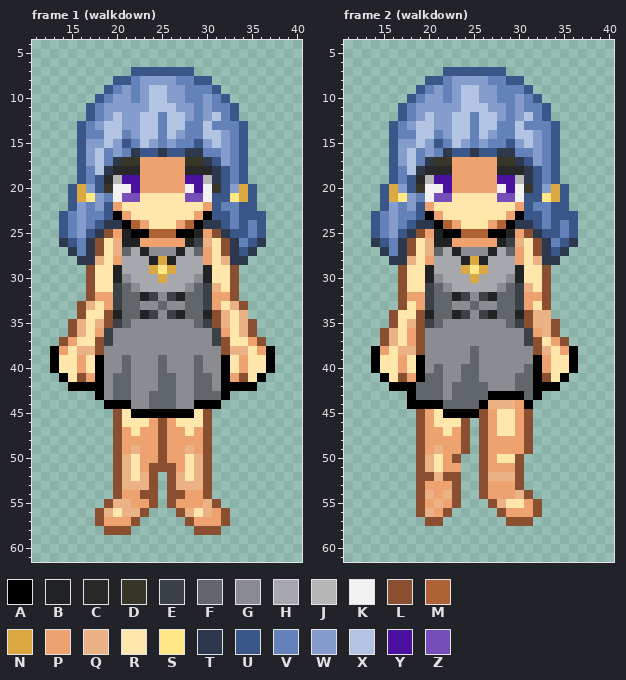
Two states of a pixel-art file, dist/img/player/mage.aseprite. The first picture shows the starting point.
50x64 pixels, 16 frames. Colours within 5 levels of each other are drawn and written as one. Shown: frame 1 (walkdown): x 11..40, y 4..61; frame 2 (walkdown): x 11..40, y 4..61. The commit also changed other frames, which this record leaves out.
Visible layers, top first: "hair", "face", "arms", "shirt", "skirt", "body", "legs", "feet", "backhair".
Palette (. is transparent): A #000000  B #212223  C #282828  D #383626  E #3b4147  F #61666b  G #8a8c91  H #a6a8ad  J #b7b7b7  K #f2f2f2  L #894f30  M #af6335  N #dba841  P #eea26f  Q #ebb385  R #ffe7ac  S #ffe885  T #2d384c  U #3b5689  V #6482ba  W #849dcc  X #b3c3e2  Y #49119e  Z #774db7
Pixels before, frame 1 (walkdown), first column x 13:
 7 .........UUUUUUU.........
 8 .......UUVWWWWVVUU.......
 9 ......UVWVWXXWWVVVU......
10 .....UVWWVWXXWWVVWVU.....
11 ....UVWWWWWXXXWWVWVVU....
12 ....UVWXWWXXVXXWVWXVU....
13 ...UVWXXWWXXVXXVVXVVVU...
14 ...UVVXXVWXXVXWVVXXWVU...
15 ...UWWXWUVXWVWVVUWXWVU...
16 ...UWXVWVTUUTUUTTVVWVU...
17 ...UWXVTDDPPPPPDDTUWVU...
18 ...UVXTCCCPPPPPCCCTUVU...
19 ...UVUCJYYPPPPPYYJTUVU...
20 ..UNWUDKKYPPPPPKYKDUWNU..
21 ..UNSWVKZZRRRRRZZKUUSNU..
22 ..UWVWUPRRRRRRRRRPUVVUU..
23 .UVWVVUAPRRRRRRRPAUUVUUU.
24 .UVWVUTTAMPRRRPMATTUVUVU.
25 .UVWUTLPBAAMMMAABPLTUUVU.
26 .TUVTLRQBBPPPPPBEQRLTVUT.
27 ..TVTLRQFHBGGGBHFPRLTUT..
28 ...TTQRPHHHBNBHHHPRQTT...
29 ....LRRBHHHNSNHHHBRRL....
30 ....LRRBGHHHNHHHGBRRL....
31 ....LRREFGHHHHHGFEQRL....
32 ....LPPEFFBEGEBFFEPPL....
33 ...LQRPEFFGGFGGFFEPRQL...
34 ...LRRLBFFBEGEBFFBLQRQ...
35 ..LQRQLEFGGGGGGGFELQRQL..
36 ..LQRPEGGGGGGGGGGGEPRQL..
37 .LPRRLEGGGGGGGGGGGELRRPL.
38 APRQQLGGGGGGGGGGGGGLQQRPA
39 ARRPRAGGFGGGFGGGFGGARPRRA
40 ARRPRAGGFGGGFGGGFGGARPRRA
41 .ARLPAGFFGGGFFGGFFGAPLRA.
42 ..AAAAGFFGGGFFGGFFGAAAA..
43 .....AGFFGGFFFGGFFFA.....
44 ......AAAGGFFFGGAAA......
45 .......LRAAAAAAARL.......
46 .......LRRRPLPRRRL.......
47 .......LPRPPLPPRPL.......
48 .......LPPPPLPPPPL.......
49 .......LPQPPLPPQPL.......
50 .......LQRPPLPPRQL.......
51 .......LQRPLLLPRQL.......
52 .......LQRQL.LQRQL.......
53 .......LQQQL.LQQQL.......
54 .......LPPLL.LLPPL.......
55 ......LQQPPL.LPPPQL......
56 .....LQRQQL...LQRQPL.....
57 .....LPPPL.....LPPPL.....
58 ......LLL.......LLL......
Pixels before, frame 2 (walkdown), first column x 14:
 7 ........UUUUUUU........
 8 ......UUVWWWWVVUU......
 9 .....UVWVWXXWWVVVU.....
10 ....UVWWVWXXWWVVWVU....
11 ...UVWWWWWXXXWWVWVVU...
12 ...UVWXWWXXVXXWVWXVU...
13 ..UVWXXWWXXVXXVVXVVVU..
14 ..UVVXXVWXXVXWVVXXWVU..
15 ..UWWXWUVXWVWVVUWXWVU..
16 ..UWXVWVTUUTUUTTVVWVU..
17 ..UWXVTDDPPPPPDDTUWVU..
18 ..UVXTCCCPPPPPCCCTUVU..
19 ..UVUCJYYPPPPPYYJTUVU..
20 .UNWUDKKYPPPPPKYKDUWNU.
21 .UNSWVKZZRRRRRZZKUUSNU.
22 .UWVWUPRRRRRRRRRPUVVUU.
23 UVWVVUAPRRRRRRRPAUUVUUU
24 UVWVUTTAMPRRRPMATTUVUVU
25 UVWUTLPBAAMMMAABPLTUUVU
26 TUVTLRQBBPPPPPBEQRLTVUT
27 .TVTLRQFHBGGGBHFPRLTUT.
28 ..TTQRPHHHBNBHHHPRQTT..
29 ...LRRBHHHNSNHHHBRRL...
30 ...LRRBGHHHNHHHGBRRL...
31 ...LRREFGHHHHHGFEQRL...
32 ...LPPEFFBEGEBFFEPPL...
33 ...LRPEFFGGFGGFFEPRL...
34 ..LRRLBFFBEGEBFFBLQQ...
35 ..LRQLEFGGGGGGGFELQQL..
36 .LQRPLGGGGGGGGGGGEPQL..
37 .LQRPLGGGGGGGGGGGELRPL.
38 APRQQLGGGGGFGGGGGGLQRPA
39 ARRPRAGGGGGFGGGGGGAPRRA
40 ARRPRAGFGGFFGGGGGFAPRRA
41 .ARLPAFFGGFFGGGGFFALRA.
42 ..AAAFFFGFFFFGGGFFAAA..
43 ....AFFFGFFFFAAAAFA....
44 ....AAAAFFFFAQQQPA.....
45 .....LPRAAAALPRRPL.....
46 .....LPRRRL.LPRRPL.....
47 .....LPPRPL.LPRRPL.....
48 .....LPPPPL.LPPPPL.....
49 .....LPQPPL.LPPPPL.....
50 .....LQRPL..LPRRL......
51 .....LQRPP..LPPPL......
52 .....LLQLL..LQQQL......
53 .....LPPPL..LPPPL......
54 .....LQPQL..LPPPQL.....
55 .....LPQPL...LQRRPL....
56 .....LQPL.....LPPPL....
57 ......LL.......LLL.....
The same view after the edit:
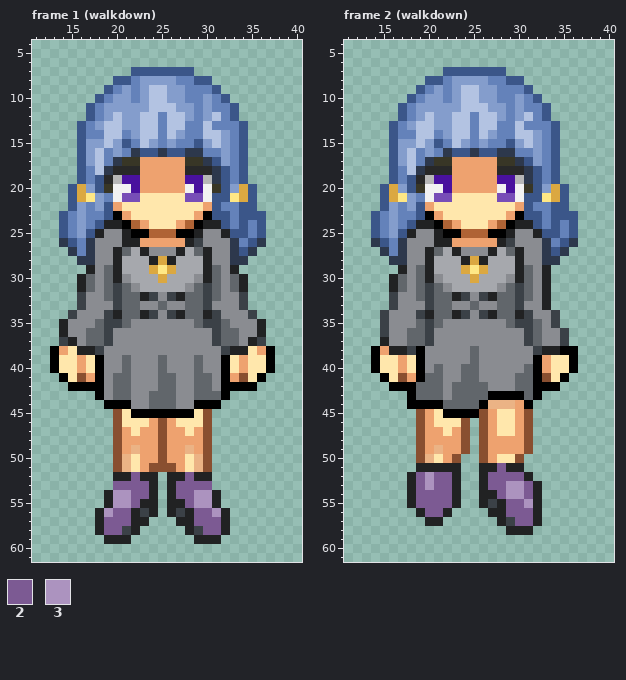
Colours new in this view: 2 #7c5a93  3 #ac93bf
Change:
layer "shoes" now shown
layer "sleeves" now shown
Frame 1 (walkdown), layers "sleeves", "shoes":
y 24: x 19..20 TT -> BB; x 30..31 TT -> BB
y 25: x 18..20 TLP -> BGG; x 30..32 PLT -> GGB
y 26: x 18..20 LRQ -> GGG; x 30..32 QRL -> GGG
y 27: x 18..20 LRQ -> GGB; x 30..32 PRL -> BGG
y 28: x 18..20 QRP -> GGB; x 30..32 PRQ -> BGG
y 29: x 17..19 LRR -> BGF; x 31..33 RRL -> FGB
y 30: x 16..19 .LRR -> BFGF; x 31..34 RRL. -> FGFB
y 31: x 16..19 .LRR -> BFGF; x 31..34 QRL. -> FGFB
y 32: x 16..19 .LPP -> EGGF; x 31..34 PPL. -> FGGE
y 33: x 16..19 LQRP -> EGGG; x 31..34 PRQL -> GGGE
y 34: x 15..19 .LRRL -> EGGGE; x 31..35 LQRQ. -> EGGGE
y 35: x 14..19 .LQRQL -> BGGGFE; x 31..36 LQRQL. -> EFGGGB
y 36: x 14..18 .LQRP -> BGGFF; x 32..36 PRQL. -> FFGGB
y 37: x 14..18 LPRRL -> EBGFF; x 32..36 LRRPL -> FFGBE
y 38: x 16..18 QQL -> BBE; x 32..34 LQQ -> EBB
y 52: x 20..24 LQRQL -> BB2BB; x 26..30 LQRQL -> BB2BB
y 53: x 20..24 LQQQL -> 2222B; x 26..30 LQQQL -> B2222
y 54: x 19..24 .LPPLL -> B3322B; x 26..31 LLPPL. -> B2233B
y 55: x 19..24 LQQPPL -> B332BB; x 26..31 LPPPQL -> BB233B
y 56: x 18..24 LQRQQL. -> B322BEB; x 26..32 .LQRQPL -> BEB223B
y 57: x 18..23 LPPPL. -> B222BB; x 27..32 .LPPPL -> BB222B
y 58: x 18..22 .LLL. -> B22EB; x 28..32 .LLL. -> BE22B
y 59: x 19..21 ... -> BBB; x 29..31 ... -> BBB
Frame 2 (walkdown), layers "sleeves", "shoes":
y 24: x 19..20 TT -> BB; x 30..31 TT -> BB
y 25: x 18..20 TLP -> BGG; x 30..32 PLT -> GGB
y 26: x 18..20 LRQ -> GGG; x 30..32 QRL -> GGG
y 27: x 18..20 LRQ -> GGB; x 30..32 PRL -> BGG
y 28: x 18..20 QRP -> GGB; x 30..32 PRQ -> BGG
y 29: x 17..19 LRR -> BGF; x 31..33 RRL -> FGB
y 30: x 16..19 .LRR -> BFGF; x 31..33 RRL -> FGB
y 31: x 16..19 .LRR -> BFGF; x 31..33 QRL -> FGB
y 32: x 16..19 .LPP -> EGGF; x 31..33 PPL -> FGB
y 33: x 16..19 .LRP -> EGGG; x 31..33 PRL -> GGB
y 34: x 15..19 .LRRL -> EGGGE; x 31..34 LQQ. -> EGGE
y 35: x 15..19 .LRQL -> EGGGF; x 31..34 LQQL -> EFGE
y 36: x 15..20 LQRPLG -> EGGFFE; x 32..35 PQL. -> FGGE
y 37: x 15..20 LQRPLG -> BGGFFE; x 32..35 LRPL -> FGGE
y 38: x 16..19 RQQL -> BBEA; x 32..35 LQRP -> EBBA
y 51: x 19..23 LQRPP -> BBBBB; x 26..30 LPPPL -> BB2BB
y 52: x 18..23 .LLQLL -> B2322B; x 26..31 LQQQL. -> B2222B
y 53: x 18..23 .LPPPL -> B2322B; x 26..32 LPPPL.. -> B22332B
y 54: x 18..23 .LQPQL -> B2222B; x 26..32 LPPPQL. -> BB2332B
y 55: x 18..23 .LPQPL -> B2222B; x 26..32 .LQRRPL -> BEB223B
y 56: x 19..22 LQPL -> B22B; x 27..32 .LPPPL -> BB222B
y 57: x 20..21 LL -> BB; x 28..32 .LLL. -> BE22B
y 58: x 29..31 ... -> BBB
Where, in picture pixels (left, top, right, bottom), the same in both pictures:
changed: (59, 220, 122, 355)
changed: (203, 220, 266, 355)
changed: (95, 472, 230, 544)
changed: (380, 220, 434, 355)
changed: (515, 220, 569, 355)
changed: (407, 463, 542, 535)
